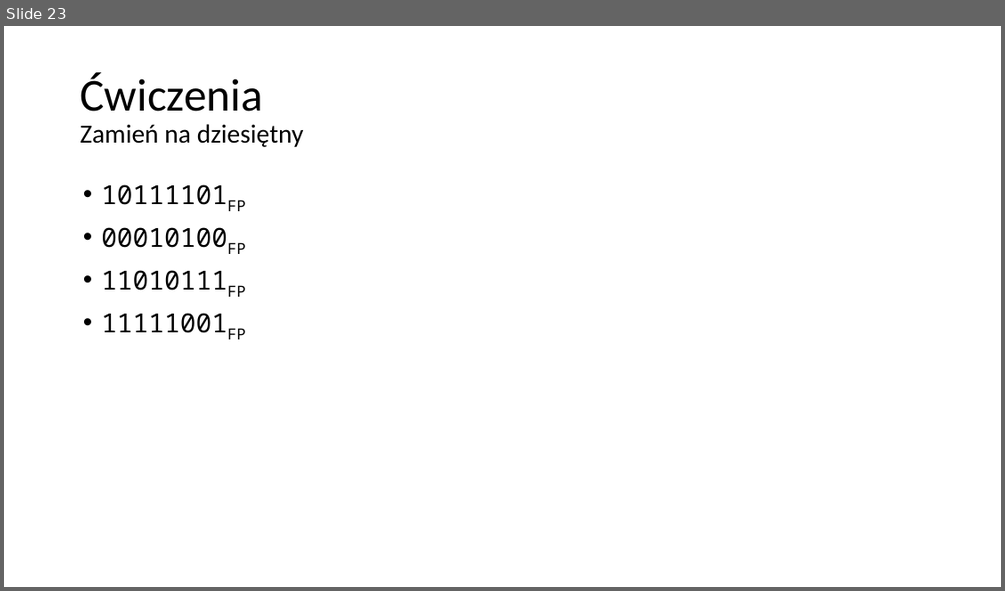
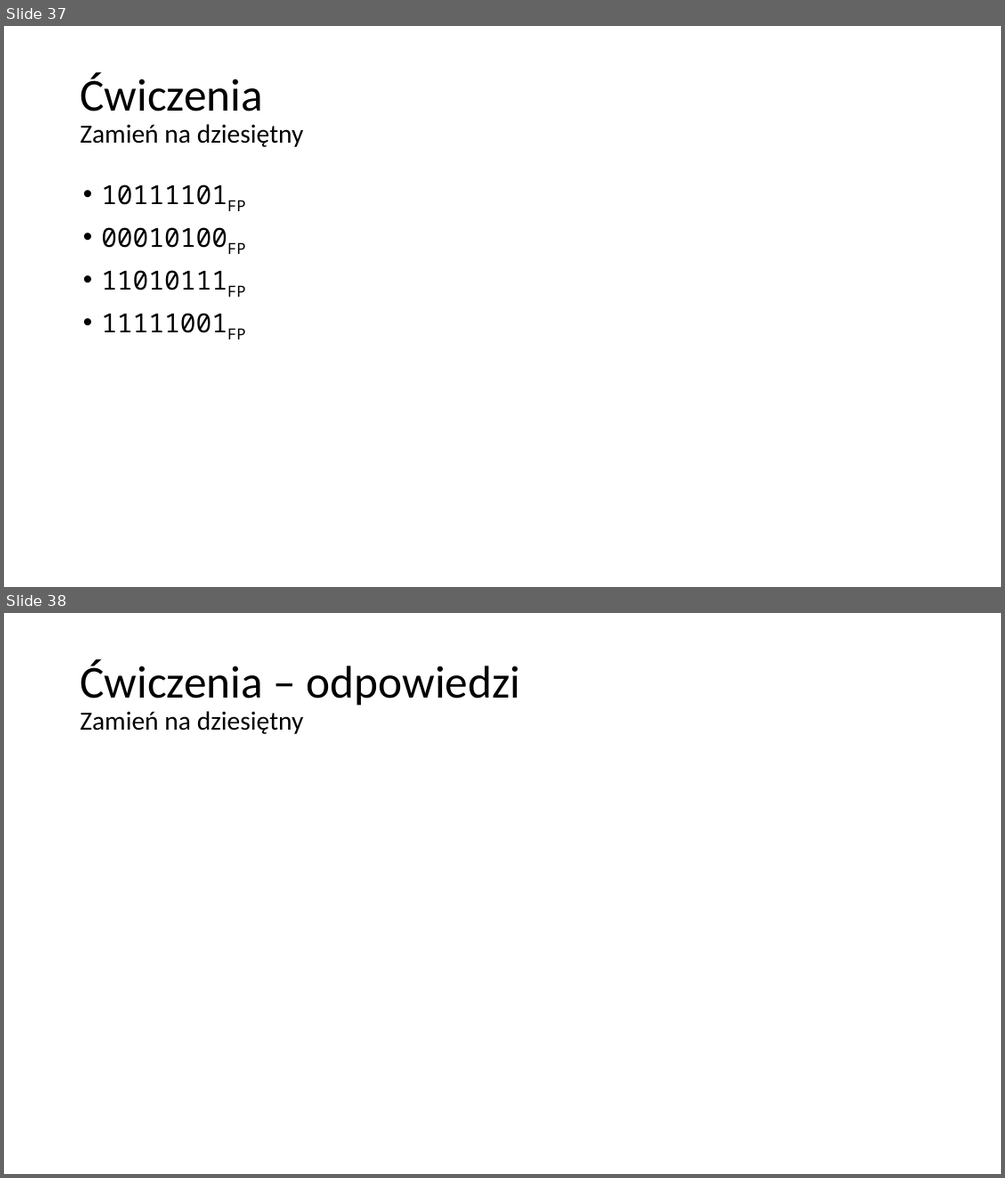
Before and after one commit to blackbat13/cs-lut, a slide deck: Systemy liczbowe/Systemy liczbowe.pptx. Shown one above the other, each under a label of ours: slide 23 before the commit, slides 37 and 38 after it. The pictures are 1005x591 and 1005x1178 pixels, drawn with LibreOffice and Linux fonts; fonts in the diff are those of the drawing; grey boxes stand for pictures. Boxes give left, top, right and bottom in pixels: in the first picture for what was removed or moved away, otherwise in the second. Text is boxed around its words. In the diff, an @@ line names an element or a change of style, - is before the commit and + after.

```diff
--- a/Systemy liczbowe/Systemy liczbowe.pptx
+++ b/Systemy liczbowe/Systemy liczbowe.pptx
@@ slide 38 added at bbox=[4, 613, 1001, 1174], background #FFFFFF @@
@@ title added at bbox=[80, 659, 521, 734], 44 pt, text #000000 @@
+Ćwiczenia – odpowiedzi
+Zamień na dziesiętny
@@ what was slide 23 is now slide 37 @@
```
Also in this commit, not shown: 7 slides changed, 14 other slides added.
